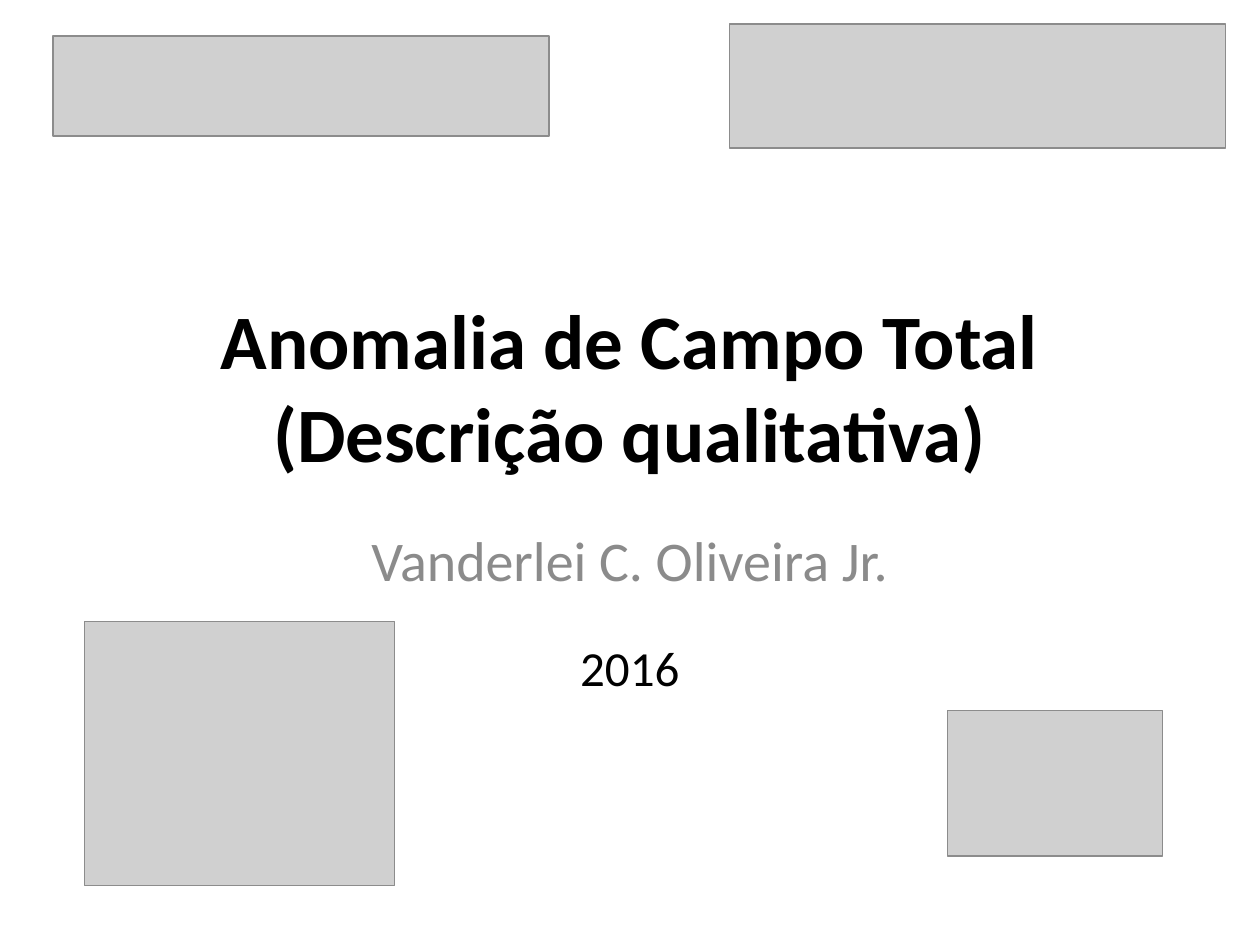
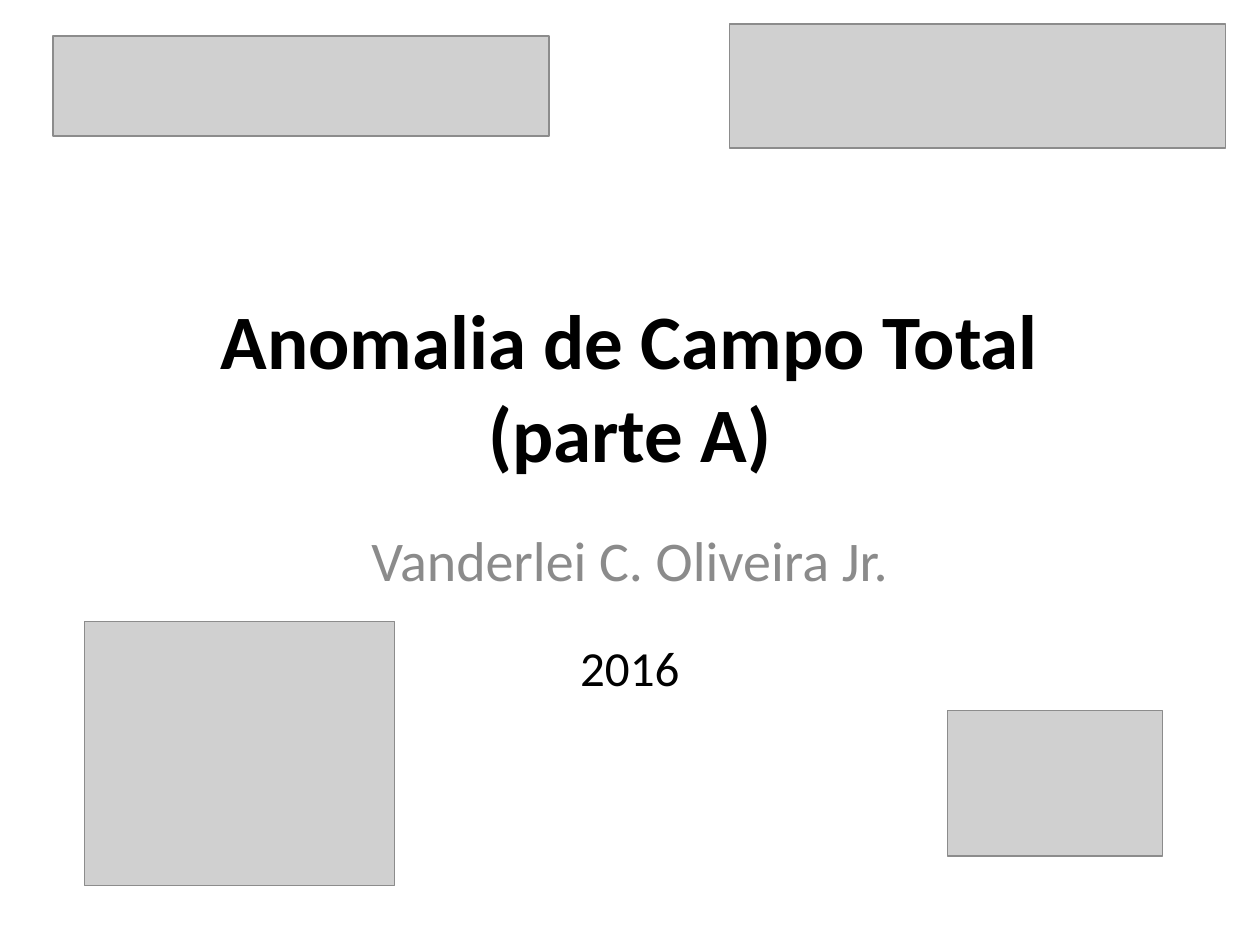
Before and after one commit to pinga-lab/CE-VII-SimBGf-2016, a slide deck: slide 2 of slides/4a_anomalia_campo_total.pptx. Drawn at 1260x945 pixels with LibreOffice and Linux fonts; fonts in the diff are those of the drawing; grey boxes stand for pictures. Boxes give left, top, right and bottom in pixels: in the first picture for what was removed or moved away, otherwise in the second. Text is boxed around its words. In the diff, an @@ line names an element or a change of style, - is before the commit and + after.

Commit message:
finaliza a primeira parte sobre disturbio de gravidade

```diff
--- a/slides/4a_anomalia_campo_total.pptx
+++ b/slides/4a_anomalia_campo_total.pptx
@@ title at (221, 315, 1038, 474): text changed @@
-Anomalia de Campo Total
-(Descrição qualitativa)
+Anomalia de Campo Total
+(parte A)
```
Also in this commit, not shown: 5 other files.
